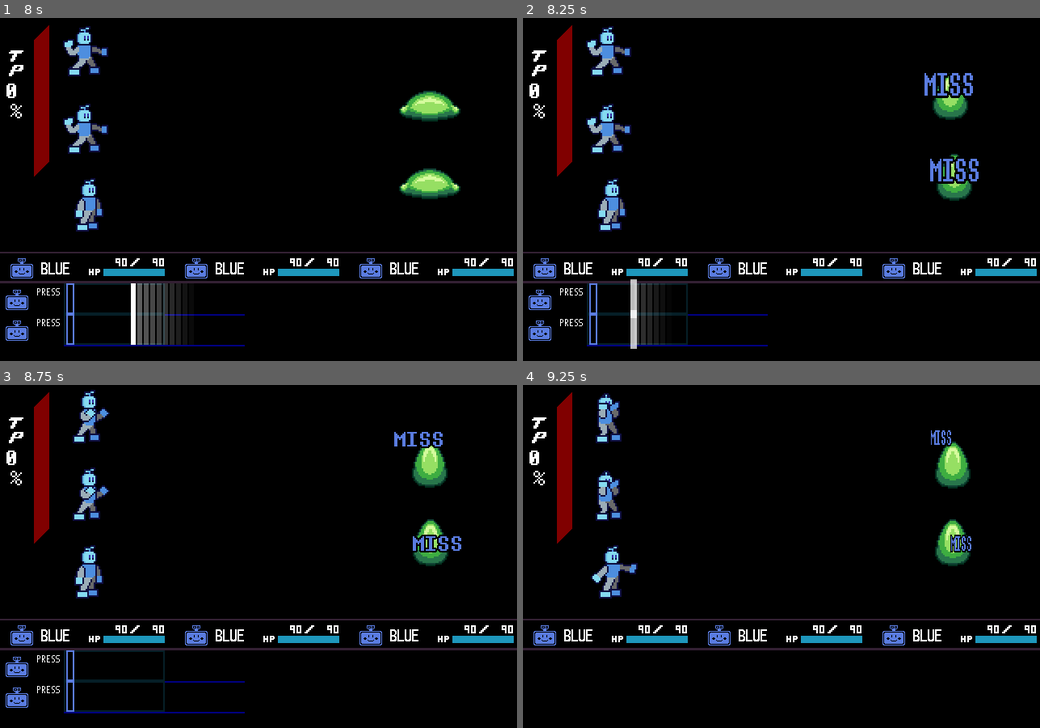
Above: before the commit, frames 1-4 (two rows, left to right).
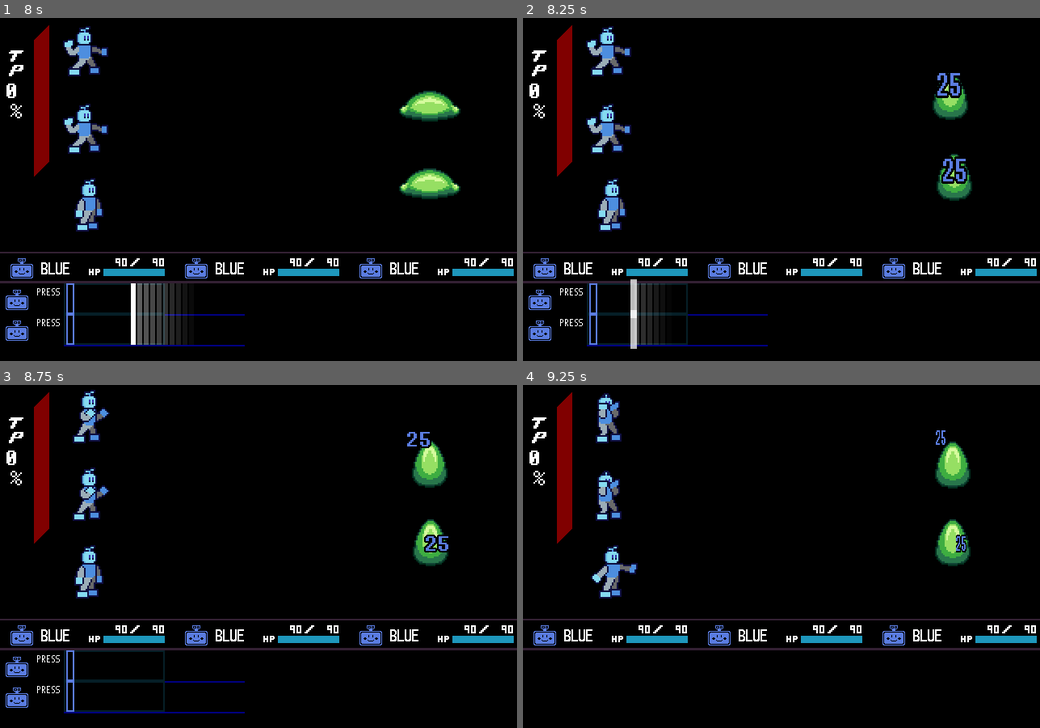
Above: after the commit, the same moments.

Repository: Flipleerr/delta-battle
Game: Godot game, scene res://scenes/title_screen/title_screen.tscn
Same seed, same stepped clock (60 frames per second), same inputs: the game is played once before the commit and once after it.
Inputs:
- Up to frame 1 (8 s): tap Enter at 0.5 s; hold D (right) 0.53-1.28 s; tap Z (confirm) every 0.75 s from 0.6 to 7.35 s; hold S (down) 1.28-2.03 s; hold D (right) 2.03-2.78 s; hold Up (up) 2.78-3.53 s; hold A (left) 3.53-5.03 s; hold S (down) 5.03-5.78 s; hold D (right) 5.78-6.53 s; hold Up (up) 6.53-7.28 s; hold D (right) from 7.28 s (still down)
- Up to frame 2 (8.25 s): release D (right) at 8.03 s; hold S (down) from 8.03 s (still down); tap Z (confirm) at 8.1 s
- Up to frame 3 (8.75 s): keep holding S (down)
- Up to frame 4 (9.25 s): release S (down) at 8.78 s; hold A (left) from 8.78 s (still down); tap Z (confirm) at 8.85 s

Frame 1 is identical in both runs. In frame 2, 0.6% of the frame differs, in the area x 77-89%, y 16-49%; in frame 3, 0.4%; in frame 4, 0.2%.
Error before the commit: Invalid access to property or key 'amount' on a base object of type 'Nil'. (res://characters/character.gd:15)

Commit message:
Add weapon check to strength getter

Diff:
--- a/characters/character.gd
+++ b/characters/character.gd
@@ -12,7 +12,10 @@
 @export var max_hp := 1
 @export var strength := 0:
 	get():
-		return strength + equipped_weapon.amount
+		var weapon_strength := 0
+		if equipped_weapon:
+			weapon_strength = equipped_weapon.amount
+		return strength + weapon_strength
 @export var defense := 0:
 	get():
 		var total_armor_defense := 0
